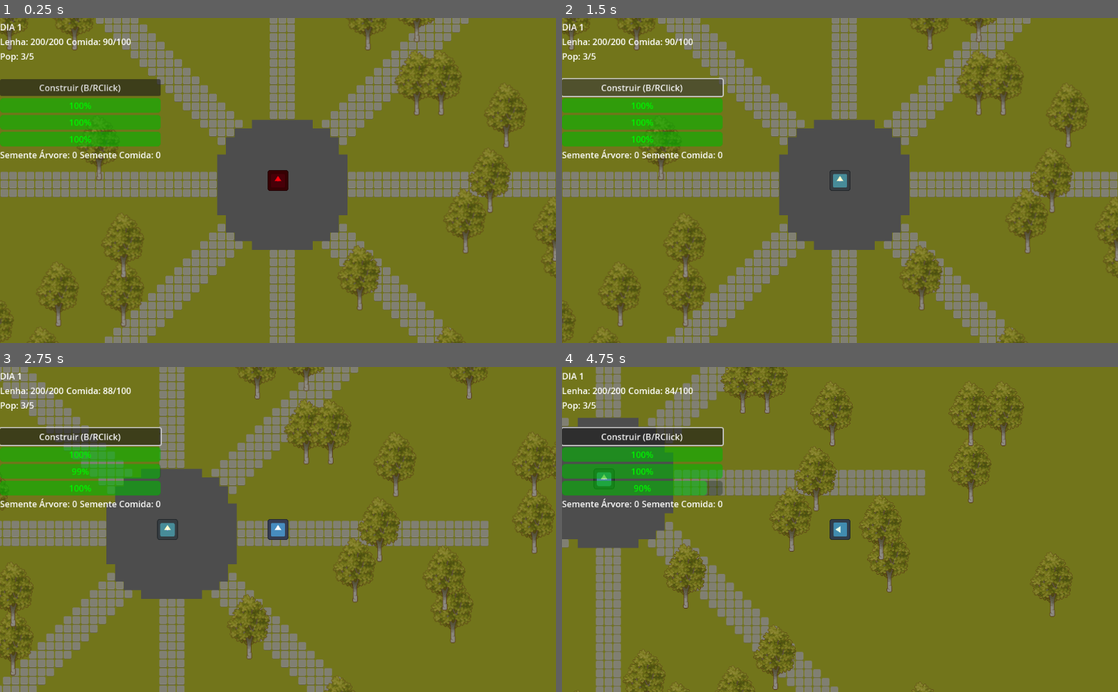
Above: before the commit, frames 1-4 (two rows, left to right).
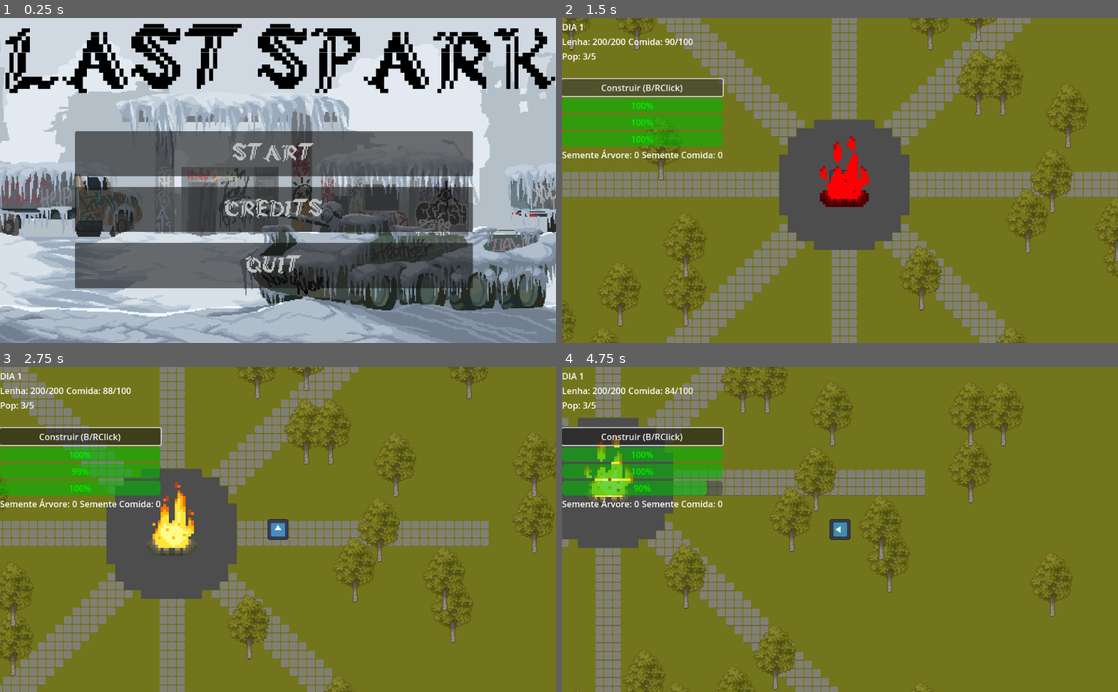
Above: after the commit, the same moments.

Repository: Isabeautiful/last-spark
Game: Godot game, scene res://Scenes/UI/main_menu.tscn
Two runs of this game, one before a commit and one after it. Both use one fixed random seed, a clock stepped at 60 frames per second and the inputs below. Before the commit the project starts from res://Scenes/game.tscn. The engine's default icon, where the game draws it, is replaced by a stand-in: a white triangle on a blue panel in a dark square.
Inputs (mouse positions are in pixels of both pictures, inside the frame that each line leads up to):
- Up to frame 1 (0.25 s): no input
- Up to frame 2 (1.5 s): click (834, 154) at 0.5 s, where only the run after the commit has a clickable "START"; click "Construir (B/RClick)" at 1.25 s
- Up to frame 3 (2.75 s): tap Enter at 2 s; move the mouse to (400, 513) at 2.02 s; hold D (Right) from 2.03 s (still down); hold Q (eat) from 2.03 s (still down); click (400, 513) at 2.17 s; tap Shift (run) at 2.3 s
- Up to frame 4 (4.75 s): move the mouse to (728, 545) at 2.77 s; release D (Right) at 2.78 s; release Q (eat) at 2.78 s; hold S (Down) 2.78-3.53 s; tap Shift (run) at 2.85, 3.8 s; click (728, 545) at 2.92 s; tap Q (eat) at 3.05, 4.35 s; move the mouse to (895, 458) at 3.52 s; hold D (Right) 3.53-4.28 s; hold Space (attack) 3.53-4.28 s; click (895, 458) at 3.67 s; move the mouse to (812, 594) at 4.27 s; hold W (Up) from 4.28 s (still down); click (812, 594) at 4.42 s

The runs differ from the first frame. In frame 1, 95% of the frame differs, in the area x 0-100%, y 0-100%; in frame 2, 1.5%; in frame 3, 3.0%; in frame 4, 2.2%.

Commit message:
Muda a cena do menu e adiciona assets
Ainda to dando uma lida na codebase pra entender como as coisas tão funcionando

Diff:
--- /dev/null
+++ b/Scenes/UI/Tutorial.tscn
@@ -0,0 +1,63 @@
+[gd_scene load_steps=6 format=3 uid="uid://g848k6tel4vc"]
+
+[ext_resource type="FontFile" uid="uid://lkjhqdl6wsh7" path="res://Assets/Fonts/Gothic_pixel_font(0S).ttf" id="1_vdf06"]
+[ext_resource type="FontFile" uid="uid://bsgyysdfm6yd3" path="res://Assets/Fonts/Aurusenthial Gothic Soft.ttf" id="2_41bw0"]
+[ext_resource type="Texture2D" uid="uid://btset6a2jaty5" path="res://Assets/Background/Background_tutorial.png" id="2_xg1yc"]
+
+[sub_resource type="Theme" id="Theme_xg1yc"]
+default_font = ExtResource("1_vdf06")
+
+[sub_resource type="Theme" id="Theme_u7wec"]
+default_font = ExtResource("2_41bw0")
+
+[node name="Tutorial" type="Control"]
+layout_mode = 3
+anchors_preset = 15
+anchor_right = 1.0
+anchor_bottom = 1.0
+grow_horizontal = 2
+grow_vertical = 2
+theme = SubResource("Theme_xg1yc")
+
+[node name="TextureRect" type="TextureRect" parent="."]
+layout_mode = 0
+offset_right = 1025.0
+offset_bottom = 601.0
+texture = ExtResource("2_xg1yc")
+
+[node name="ColorRect" type="ColorRect" parent="."]
+layout_mode = 0
+offset_left = 368.0
+offset_top = 90.0
+offset_right = 1021.0
+offset_bottom = 495.0
+color = Color(0.74509805, 0.74509805, 0.74509805, 1)
+
+[node name="VBoxContainer" type="VBoxContainer" parent="."]
+layout_mode = 0
+offset_left = 386.0
+offset_top = 97.0
+offset_right = 1045.0
+offset_bottom = 505.0
+theme = SubResource("Theme_u7wec")
+alignment = 1
+
+[node name="Label2" type="Label" parent="VBoxContainer"]
+layout_mode = 2
+text = "Movimento: WASD / up/left/right/down
+Correr : shift
+Menu de Build: B / mouse direito
+Interagir: F / mouse esquerdo
+Comer: Q / E
+Plantar: Enter
+Mudar semente: T
+Coletar sementes: C
+Menu de colheita: V"
+
+[node name="Label" type="Label" parent="."]
+layout_mode = 0
+offset_left = 369.0
+offset_top = 35.0
+offset_right = 516.0
+offset_bottom = 73.0
+text = "Controles"
--- a/Scenes/UI/main_menu.tscn
+++ b/Scenes/UI/main_menu.tscn
@@ -1,8 +1,26 @@
-[gd_scene load_steps=2 format=3 uid="uid://b507atckuguwf"]
+[gd_scene load_steps=10 format=3 uid="uid://b507atckuguwf"]
 
 [ext_resource type="Script" uid="uid://ddk2ne03y2vda" path="res://Scripts/main_menu.gd" id="1_5wsvm"]
+[ext_resource type="FontFile" uid="uid://lkjhqdl6wsh7" path="res://Assets/Fonts/Gothic_pixel_font(0S).ttf" id="2_i2xx2"]
+[ext_resource type="Texture2D" uid="uid://cbsq0hbkfoalx" path="res://Assets/Background/orig.png" id="2_o14dv"]
+[ext_resource type="AudioStream" uid="uid://cl2a2hh0kjam5" path="res://Assets/audio/menu/UrbanInterlude - Mourning After.wav" id="4_u7lva"]
+[ext_resource type="AudioStream" uid="uid://cktqfw4v0jb6w" path="res://Assets/audio/hover/video-game-gui-hovering-sound-417440 (mp3cut.net).mp3" id="5_mrfpk"]
+
+[sub_resource type="Theme" id="Theme_i2xx2"]
+default_font = ExtResource("2_i2xx2")
+
+[sub_resource type="Theme" id="Theme_o14dv"]
+default_font = ExtResource("2_i2xx2")
+
+[sub_resource type="Theme" id="Theme_mrfpk"]
+default_font = ExtResource("2_i2xx2")
+
+[sub_resource type="Theme" id="Theme_u7lva"]
+default_font = ExtResource("2_i2xx2")
+default_font_size = 10
 
 [node name="Main Menu" type="Control"]
+clip_contents = true
 layout_mode = 3
 anchors_preset = 15
 anchor_right = 1.0
@@ -11,52 +29,80 @@
 grow_vertical = 2
 script = ExtResource("1_5wsvm")
 
-[node name="ColorRect" type="ColorRect" parent="."]
+[node name="ColorRect" type="TextureRect" parent="."]
 layout_mode = 1
 anchors_preset = 15
 anchor_right = 1.0
 anchor_bottom = 1.0
+offset_left = -21.333374
+offset_right = 26.666626
+offset_bottom = 3.0
 grow_horizontal = 2
 grow_vertical = 2
-color = Color(0.15127608, 0.15127608, 0.15127608, 1)
+texture = ExtResource("2_o14dv")
 
 [node name="VBoxContainer" type="VBoxContainer" parent="."]
 layout_mode = 1
-anchors_preset = 8
-anchor_left = 0.5
-anchor_top = 0.5
-anchor_right = 0.5
-anchor_bottom = 0.5
-offset_left = -136.5
-offset_top = -147.0
-offset_right = 136.5
-offset_bottom = 147.0
+anchors_preset = -1
+anchor_left = 0.49300003
+anchor_top = 0.59000003
+anchor_right = 0.49300003
+anchor_bottom = 0.59000003
+offset_left = -366.83203
+offset_top = -145.00003
+offset_right = 366.16797
+offset_bottom = 145.16336
 grow_horizontal = 2
 grow_vertical = 2
 theme_override_constants/separation = 20
 
-[node name="Label" type="Label" parent="VBoxContainer"]
-layout_mode = 2
-size_flags_vertical = 3
-theme_override_font_sizes/font_size = 64
-text = "LAST SPARK"
-horizontal_alignment = 1
-vertical_alignment = 1
-
 [node name="Start" type="Button" parent="VBoxContainer"]
 layout_mode = 2
 size_flags_vertical = 3
+theme = SubResource("Theme_i2xx2")
+theme_override_colors/font_color = Color(0.74509805, 0.74509805, 0.74509805, 1)
 text = "START"
 
 [node name="Credits" type="Button" parent="VBoxContainer"]
 layout_mode = 2
 size_flags_vertical = 3
+theme = SubResource("Theme_o14dv")
+theme_override_colors/font_color = Color(0.74509805, 0.74509805, 0.74509805, 1)
 text = "CREDITS"
 
 [node name="Quit" type="Button" parent="VBoxContainer"]
 layout_mode = 2
 size_flags_vertical = 3
+theme = SubResource("Theme_mrfpk")
+theme_override_colors/font_color = Color(0.74509805, 0.74509805, 0.74509805, 1)
 text = "QUIT"
 
+[node name="Label" type="Label" parent="."]
+layout_mode = 0
+offset_left = 10.0
+offset_top = 3.0
+offset_right = 1031.0
+offset_bottom = 163.0
+size_flags_vertical = 3
+theme = SubResource("Theme_u7lva")
+theme_override_colors/font_color = Color(0, 0, 0, 1)
+theme_override_colors/font_shadow_color = Color(0, 0, 0, 0)
+theme_override_colors/font_outline_color = Color(1, 1, 1, 1)
+theme_override_font_sizes/font_size = 60
+text = "LAST SPARK"
+horizontal_alignment = 1
+vertical_alignment = 1
+
+[node name="AudioStreamPlayer" type="AudioStreamPlayer" parent="."]
+stream = ExtResource("4_u7lva")
+autoplay = true
+
+[node name="AudioStreamPlayer2" type="AudioStreamPlayer" parent="."]
+stream = ExtResource("5_mrfpk")
+
+[connection signal="mouse_entered" from="VBoxContainer/Start" to="." method="_on_start_mouse_entered"]
+[connection signal="mouse_exited" from="VBoxContainer/Start" to="." method="_on_start_mouse_exited"]
 [connection signal="pressed" from="VBoxContainer/Start" to="." method="_on_start_pressed"]
+[connection signal="mouse_entered" from="VBoxContainer/Credits" to="." method="_on_credits_mouse_entered"]
+[connection signal="mouse_entered" from="VBoxContainer/Quit" to="." method="_on_quit_mouse_entered"]
 [connection signal="pressed" from="VBoxContainer/Quit" to="." method="_on_quit_pressed"]
--- a/Scenes/fire.tscn
+++ b/Scenes/fire.tscn
@@ -1,20 +1,44 @@
-[gd_scene load_steps=8 format=3 uid="uid://u2uk4f2duxeh"]
+[gd_scene load_steps=12 format=3 uid="uid://u2uk4f2duxeh"]
 
 [ext_resource type="Script" uid="uid://d4d8rs34233sn" path="res://Scripts/fire.gd" id="1_6cgax"]
-[ext_resource type="Texture2D" uid="uid://be11vpuqrf33l" path="res://Assets/icon.svg" id="2_yr3ur"]
+[ext_resource type="Texture2D" uid="uid://cmf3ylpqk2rt2" path="res://Assets/bonfire_sprites/Bonfire_4.png" id="2_8uni6"]
+[ext_resource type="Texture2D" uid="uid://c5vjqepvavgml" path="res://Assets/bonfire_sprites/Bonfire_3.png" id="3_hrujk"]
+[ext_resource type="Texture2D" uid="uid://bu8v708s2ob2l" path="res://Assets/bonfire_sprites/Bonfire_2.png" id="4_6dmct"]
+[ext_resource type="Texture2D" uid="uid://cyaux0ilqcdk2" path="res://Assets/bonfire_sprites/Bonfire_1.png" id="5_w35r5"]
 
 [sub_resource type="CircleShape2D" id="CircleShape2D_yr3ur"]
 radius = 172.16562
-
-[sub_resource type="CompressedTexture2D" id="CompressedTexture2D_idb68"]
 
 [sub_resource type="CircleShape2D" id="CircleShape2D_idb68"]
 radius = 336.0134
 
 [sub_resource type="RectangleShape2D" id="RectangleShape2D_yr3ur"]
-size = Vector2(38, 38)
+size = Vector2(89, 136)
 
 [sub_resource type="RectangleShape2D" id="RectangleShape2D_idb68"]
+size = Vector2(85, 132)
+
+[sub_resource type="SpriteFrames" id="SpriteFrames_lcnk6"]
+animations = [{
+"frames": [{
+"duration": 1.0,
+"texture": ExtResource("2_8uni6")
+}, {
+"duration": 1.0,
+"texture": ExtResource("3_hrujk")
+}, {
+"duration": 1.0,
+"texture": ExtResource("4_6dmct")
+}, {
+"duration": 1.0,
+"texture": ExtResource("5_w35r5")
+}],
+"loop": true,
+"name": &"bonfire",
+"speed": 5.0
+}]
+
+[sub_resource type="CompressedTexture2D" id="CompressedTexture2D_idb68"]
 
 [node name="Fire" type="Area2D"]
 z_index = 3
@@ -22,22 +46,12 @@
 collision_mask = 165
 script = ExtResource("1_6cgax")
 
-[node name="Sprite2D" type="Sprite2D" parent="."]
-modulate = Color(1, 0, 0.043137256, 1)
-scale = Vector2(0.3, 0.3)
-texture = ExtResource("2_yr3ur")
-
 [node name="LightArea" type="Area2D" parent="."]
 collision_layer = 8
 collision_mask = 53
 
 [node name="CollisionShape2D" type="CollisionShape2D" parent="LightArea"]
 shape = SubResource("CircleShape2D_yr3ur")
-
-[node name="PointLight2D" type="PointLight2D" parent="."]
-energy = 1.5
-shadow_enabled = true
-texture = SubResource("CompressedTexture2D_idb68")
 
 [node name="HeatArea" type="Area2D" parent="."]
 collision_layer = 8
@@ -48,6 +62,7 @@
 debug_color = Color(0.9137255, 0.29411766, 0, 0.09411765)
 
 [node name="CollisionShape2D" type="CollisionShape2D" parent="."]
+position = Vector2(7.5, -16)
 shape = SubResource("RectangleShape2D_yr3ur")
 debug_color = Color(0.9871103, 0.112929456, 5.7756904e-07, 0.41960785)
 
@@ -56,4 +71,20 @@
 collision_mask = 128
 
 [node name="CollisionShape2D" type="CollisionShape2D" parent="InteractionArea"]
+position = Vector2(7.5, -16)
 shape = SubResource("RectangleShape2D_idb68")
+
+[node name="Sprite2D" type="AnimatedSprite2D" parent="."]
+modulate = Color(1, 0, 0.043137256, 1)
+position = Vector2(8, -57.000004)
+scale = Vector2(5.028409, 5.028409)
+sprite_frames = SubResource("SpriteFrames_lcnk6")
+animation = &"bonfire"
+autoplay = "bonfire"
+frame_progress = 0.77319276
+
+[node name="PointLight2D" type="PointLight2D" parent="."]
+position = Vector2(1, 0)
+energy = 1.5
+shadow_enabled = true
+texture = SubResource("CompressedTexture2D_idb68")
--- a/Scripts/fire.gd
+++ b/Scripts/fire.gd
@@ -10,7 +10,7 @@
 var fire_level: int = 1
 var is_fire_lit: bool = true
 
-@onready var sprite: Sprite2D = $Sprite2D
+@onready var sprite: AnimatedSprite2D = $Sprite2D
 @onready var point_light: PointLight2D = $PointLight2D
 @onready var light_area: Area2D = $LightArea
 @onready var light_area_collision: CollisionShape2D = $LightArea/CollisionShape2D
--- a/Scripts/main_menu.gd
+++ b/Scripts/main_menu.gd
@@ -1,8 +1,48 @@
 extends Control
+
+@onready var start: Button = $VBoxContainer/Start
+@onready var quit: Button = $VBoxContainer/Quit
+@onready var credits: Button = $VBoxContainer/Credits
+
+var intensidade = 1.25
+var duracao = 0.5
+
+@onready var audio_stream_player: AudioStreamPlayer = $AudioStreamPlayer
+@onready var audio_stream_player_2: AudioStreamPlayer = $AudioStreamPlayer2
+var num_Play = 0
+
+func _process(delta: float) -> void:
+	btn_hover(start)
+	btn_hover(credits)
+	btn_hover(quit)
+
+	if !audio_stream_player.playing:
+		audio_stream_player.play(0.0)
 
 func _on_start_pressed() -> void:
 	get_tree().change_scene_to_file("res://Scenes/game.tscn")
 
-
 func _on_quit_pressed() -> void:
 	get_tree().quit()
+
+func hover(Obj:Object,property:String,value:Variant,duration:float):
+	var tween = create_tween()
+	tween.tween_property(Obj,property,value,duration)
+
+func btn_hover(button:Button):
+	button.pivot_offset = button.size/2
+
+	if button.is_hovered():
+		hover(button,"scale",Vector2.ONE*intensidade,duracao)
+	else:
+		hover(button,"scale",Vector2.ONE,duracao)
+
+
+func _on_start_mouse_entered() -> void:
+	audio_stream_player_2.play()
+
+func _on_credits_mouse_entered() -> void:
+	audio_stream_player_2.play()
+
+func _on_quit_mouse_entered() -> void:
+	audio_stream_player_2.play()
--- a/project.godot
+++ b/project.godot
@@ -11,7 +11,7 @@
 [application]
 
 config/name="LastSpark"
-run/main_scene="uid://cc6wiwwp00f3e"
+run/main_scene="uid://b507atckuguwf"
 config/features=PackedStringArray("4.5", "GL Compatibility")
 config/icon="res://Assets/icon.svg"
 
@@ -118,5 +118,6 @@
 
 [rendering]
 
+textures/canvas_textures/default_texture_filter=0
 renderer/rendering_method="gl_compatibility"
 renderer/rendering_method.mobile="gl_compatibility"
Binary file added: Assets/Background/Background_tutorial.png
Not shown, added: Assets/Background/Background_tutorial.png.import
Binary file added: Assets/Background/orig.png
Not shown, added: Assets/Background/orig.png.import
Binary file added: Assets/Fonts/Aurusenthial Gothic Soft.ttf
Not shown, added: Assets/Fonts/Aurusenthial Gothic Soft.ttf.import
Binary file added: Assets/Fonts/Gothic_pixel_font(0S).ttf
Not shown, added: Assets/Fonts/Gothic_pixel_font(0S).ttf.import
Not shown, added: Assets/audio/hover/strong-obscure-hit-digital-impact-448234.mp3.import
Not shown, added: Assets/audio/hover/video-game-gui-hovering-sound-417440 (mp3cut.net).mp3.import
Not shown, added: Assets/audio/menu/UrbanInterlude - Mourning After.wav.import
Binary file added: Assets/bonfire_sprites/Bonfire_1.png
(and 11 more such lines)
